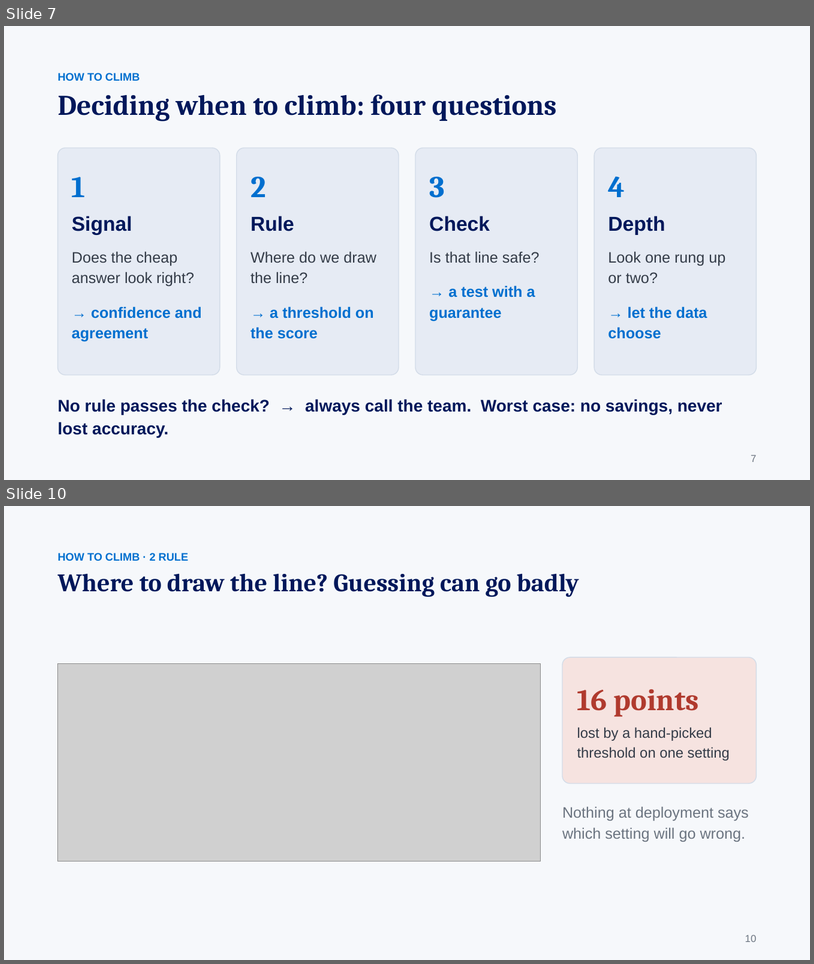
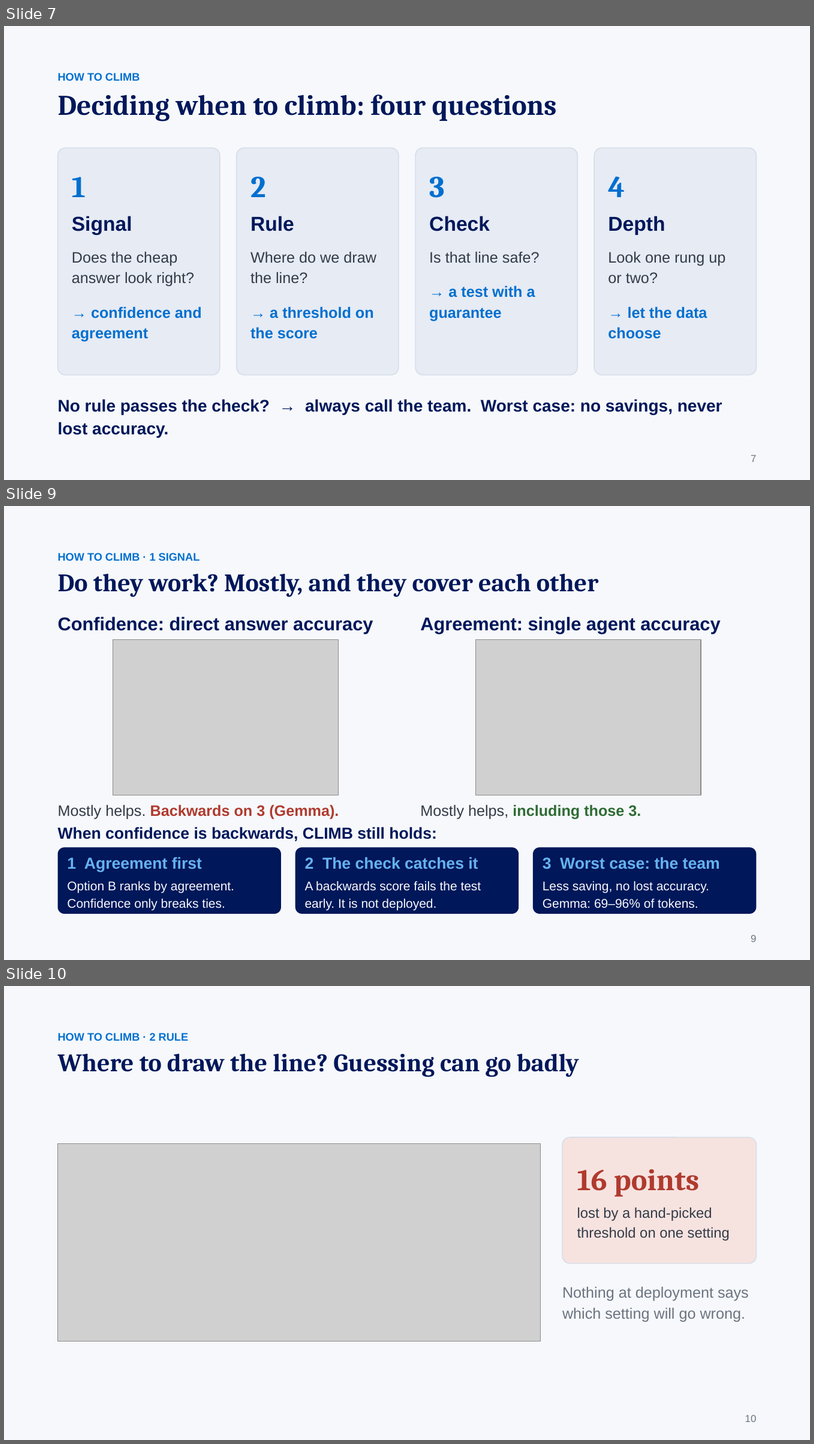
Before and after one commit to gaoj21/tokenbank, a slide deck: slides/CLIMB_talk.pptx. Shown one above the other, each under a label of ours: slides 7 and 10 before the commit, slides 7, 9 and 10 after it; the slides between them are not shown. The pictures are 814x964 and 814x1444 pixels, drawn with LibreOffice and Linux fonts; fonts in the diff are those of the drawing; grey boxes stand for pictures. Boxes give left, top, right and bottom in pixels: in the first picture for what was removed or moved away, otherwise in the second. Text is boxed around its words. In the diff, an @@ line names an element or a change of style, - is before the commit and + after.

```diff
--- a/slides/CLIMB_talk.pptx
+++ b/slides/CLIMB_talk.pptx
@@ slide 9 added at box(4, 506, 810, 960), background #F6F8FB @@
@@ text added at box(58, 553, 200, 561), 13 pt, text #006FCF, bold @@
+HOW TO CLIMB · 1 SIGNAL
@@ text added at box(58, 573, 599, 597), 30 pt, text #00175A, bold @@
+Do they work? Mostly, and they cover each other
@@ text added at box(58, 616, 373, 634), 22 pt, text #00175A, bold @@
+Confidence: direct answer accuracy
@@ text added at box(420, 616, 720, 634), 22 pt, text #00175A, bold @@
+Agreement: single agent accuracy
@@ picture added at box(113, 640, 338, 795) @@
@@ picture added at box(476, 640, 701, 795) @@
@@ text added at box(58, 804, 339, 819), 18 pt, text #B03A2E, bold @@
+Mostly helps. Backwards on 3 (Gemma).
@@ text added at box(420, 804, 641, 819), 18 pt, text #2F6B34, bold @@
+Mostly helps, including those 3.
@@ text added at box(58, 826, 437, 841), 19 pt, text #00175A, bold @@
+When confidence is backwards, CLIMB still holds:
@@ rounded rectangle added at box(58, 847, 281, 914), fill #00175A, 15 pt, text #F6F8FB @@
+1 Agreement first
+Option B ranks by agreement. Confidence only breaks ties.
@@ rounded rectangle added at box(296, 847, 519, 914), fill #00175A, 15 pt, text #F6F8FB @@
+2 The check catches it
+A backwards score fails the test early. It is not deployed.
@@ rounded rectangle added at box(533, 847, 756, 914), fill #00175A, 15 pt, text #F6F8FB @@
+3 Worst case: the team
+Less saving, no lost accuracy. Gemma: 69–96% of tokens.
@@ text added at box(751, 934, 756, 942), 12 pt, text #6B7480 @@
+9
```
Also in this commit, not shown: 1 other slide added, 2 slides removed, 4 other files.
